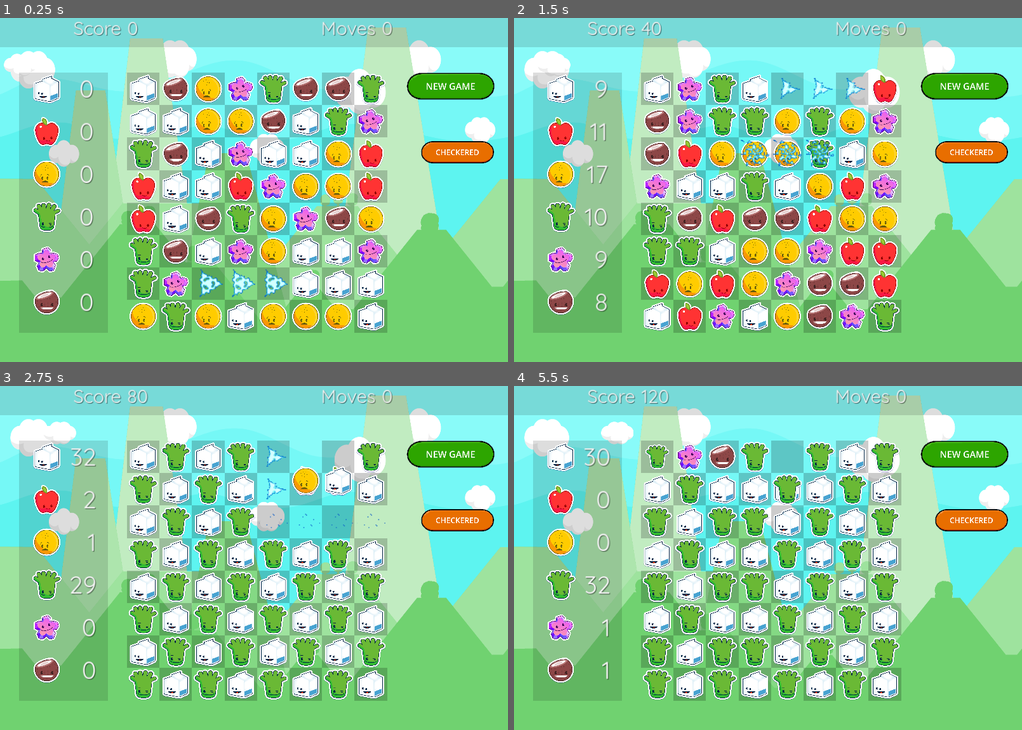
Above: before the commit, frames 1-4 (two rows, left to right).
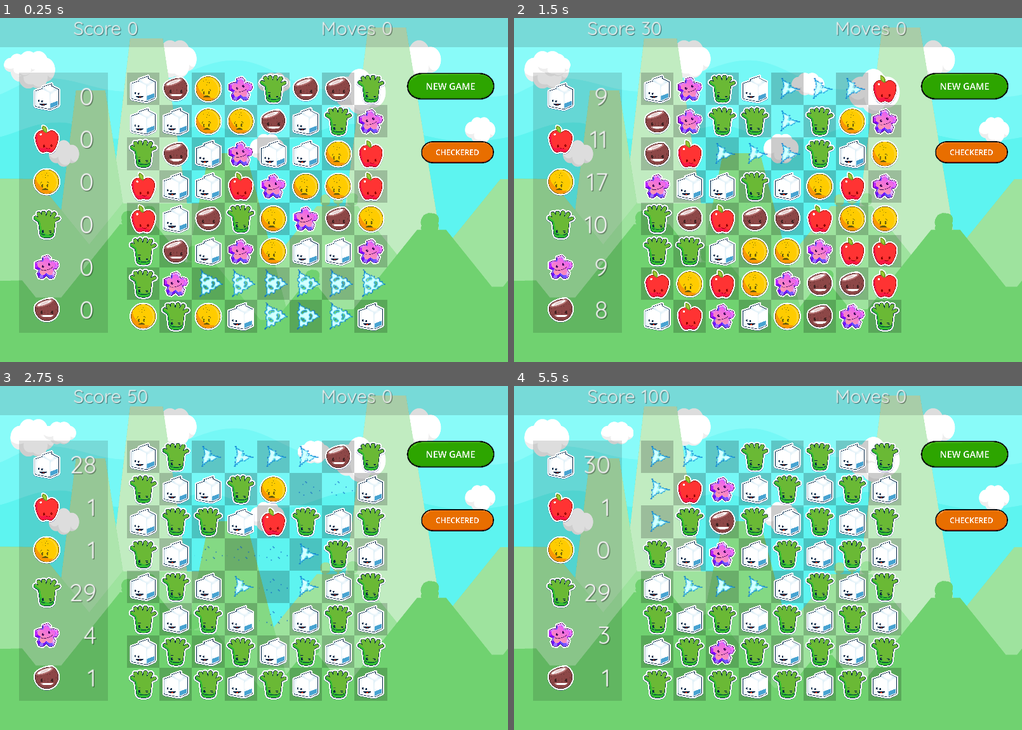
Above: after the commit, the same moments.

Repository: gitbrent/godot-match-3
Game: Godot game, scene res://game/game.tscn
Two runs of this game, one before a commit and one after it. Both use one fixed random seed, a clock stepped at 60 frames per second and the inputs below.
Inputs (mouse positions are in pixels of both pictures, inside the frame that each line leads up to):
- Up to frame 1 (0.25 s): no input
- Up to frame 2 (1.5 s): click "NEW GAME" at 0.5 s; click "NEW GAME" at 1.25 s
- Up to frame 3 (2.75 s): click "CHECKERED" at 2 s
- Up to frame 4 (5.5 s): click "CHECKERED" at 2.75 s; click "NEW GAME" at 3.5 s; click "CHECKERED" at 4.25 s; drag from (656, 458) to (818, 475) at 5.02 s

The runs differ from the first frame. In frame 1, 5.0% of the frame differs, in the area x 6-76%, y 15-91%; in frame 2, 4.7%; in frame 3, 11%; in frame 4, 11%, in the area x 6-69%, y 1-89%.

Commit message:
updated to explode all matches at once

Diff:
--- a/game/game.tscn
+++ b/game/game.tscn
@@ -32,7 +32,13 @@
 texture = ExtResource("1_h8otn")
 expand_mode = 2
 
-[node name="AnimatedCloud" parent="." instance=ExtResource("3_a1y13")]
+[node name="AnimatedCloud1" parent="." instance=ExtResource("3_a1y13")]
+
+[node name="AnimatedCloud2" parent="." instance=ExtResource("3_a1y13")]
+position = Vector2(1000, 75)
+
+[node name="AnimatedCloud3" parent="." instance=ExtResource("3_a1y13")]
+position = Vector2(-1000, 100)
 
 [node name="BkgdDimmer" type="Panel" parent="."]
 visible = false
@@ -101,9 +107,9 @@
 
 [node name="GameStats" type="VBoxContainer" parent="."]
 offset_left = 120.0
-offset_top = 250.0
+offset_top = 280.0
 offset_right = 370.0
-offset_bottom = 1274.0
+offset_bottom = 1304.0
 theme_override_constants/separation = 40
 
 [node name="HBoxContainer1" type="HBoxContainer" parent="GameStats"]
--- a/game_board/GameBoard.gd
+++ b/game_board/GameBoard.gd
@@ -113,7 +113,7 @@
 	# Cells are not adjacent
 	return false
 
-func get_first_match_gems() -> Array:
+func get_all_match_gems() -> Array:
 	var num_columns: int = hbox_container.get_child_count()
 	var num_rows: int = hbox_container.get_child(0).get_child_count()
 	var match_cells: Array = []
@@ -129,19 +129,14 @@
 				streak += 1
 			else:
 				if streak >= 3:
-					# Collect matching GemCells
-					match_cells = []
 					for i in range(match_start, column):
 						match_cells.append(hbox_container.get_child(i).get_child(row))
-					return match_cells
 				streak = 1
 				match_start = column
 				last_color = gem_cell.gem_color
 		if streak >= 3:
-			match_cells = []
 			for i in range(match_start, num_columns):
 				match_cells.append(hbox_container.get_child(i).get_child(row))
-			return match_cells
 
 	# Vertical Check (check each column)
 	for column in range(num_columns):
@@ -154,21 +149,16 @@
 				streak += 1
 			else:
 				if streak >= 3:
-					# Collect matching GemCells
-					match_cells = []
 					for i in range(match_start, row):
 						match_cells.append(hbox_container.get_child(column).get_child(i))
-					return match_cells
 				streak = 1
 				match_start = row
 				last_color = gem_cell.gem_color
 		if streak >= 3:
-			match_cells = []
 			for i in range(match_start, num_rows):
 				match_cells.append(hbox_container.get_child(column).get_child(i))
-			return match_cells
-
-	return []  # No matches found
+
+	return match_cells  # Return all matched cells found
 
 # STEP 1: Handle input (=capture first & second selection), swap gems
 # @desc: calls `swap_gem_cells()` when 2 cells selected and are adjacent
@@ -288,7 +278,8 @@
 	signal_game_props_count_gems()
 
 	# B:
-	var gem_matches = get_first_match_gems()
+	var gem_matches = get_all_match_gems()
+	print(gem_matches)
 	if gem_matches.size() > 0:
 		debug_print_ascii_table(gem_matches)
 	if gem_matches.size() == 0:
@@ -336,6 +327,7 @@
 		refill_column(column_index, details["highest"], details["count"])
 
 	# D:
+	await get_tree().create_timer(Enums.EXPLODE_DELAY).timeout # let refill animations above complete (otherwise new, matching gems would start exploding before they're even in place!)
 	check_board_explode_matches()
 
 func refill_column(column_index: int, highest_exploded_row: int, count_exploded: int):
